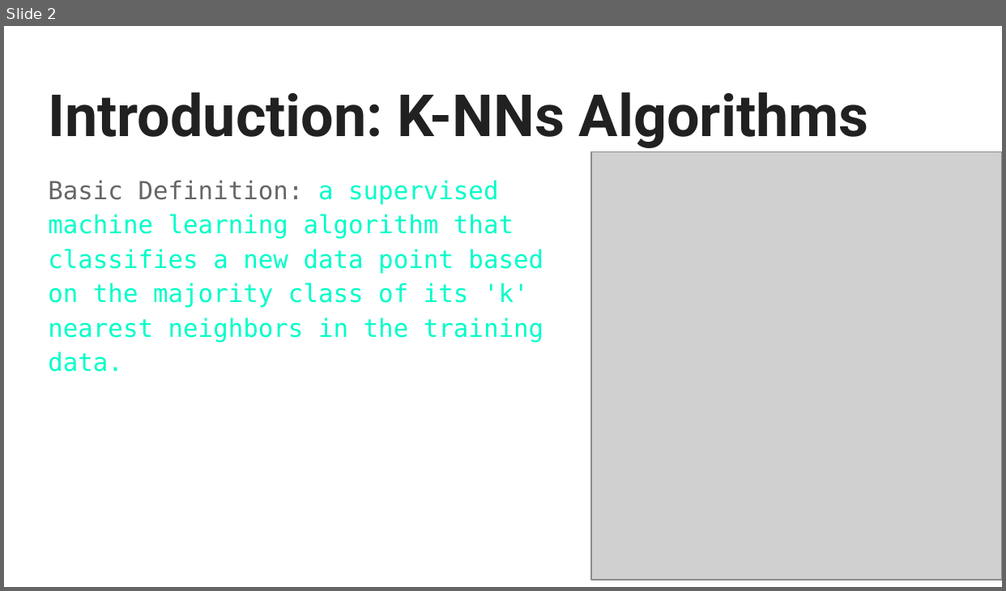
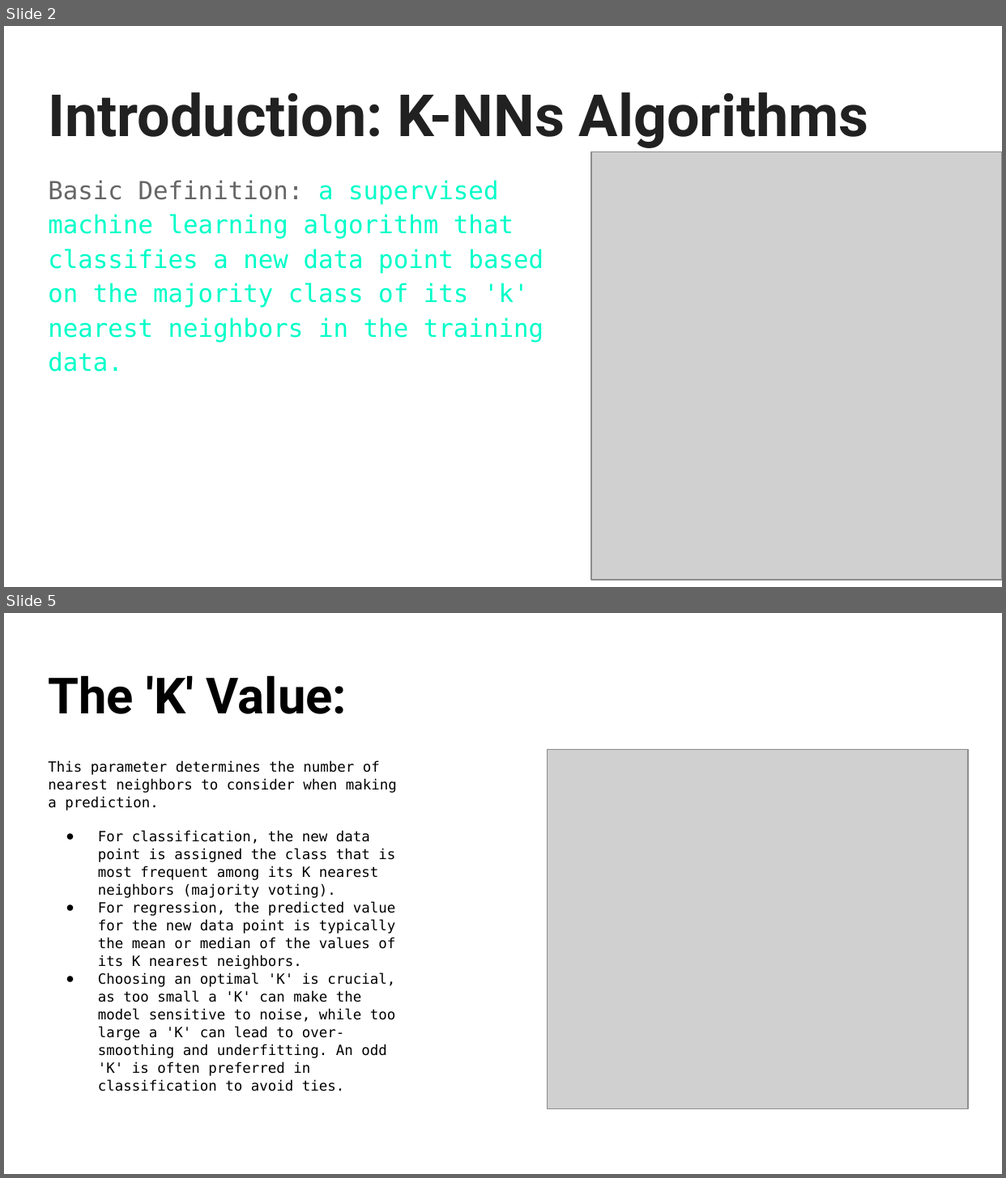
Before and after one commit to TrentNation/Data-Mining-Project-UG14, a slide deck: k-Nearest Neighbors (k-NN) Classification _ Regression.pptx. Shown one above the other, each under a label of ours: slide 2 before the commit, slides 2 and 5 after it; the slides between them are not shown. The pictures are 1006x591 and 1006x1178 pixels, drawn with LibreOffice and Linux fonts; fonts in the diff are those of the drawing; grey boxes stand for pictures. Boxes give left, top, right and bottom in pixels: in the first picture for what was removed or moved away, otherwise in the second. Text is boxed around its words. In the diff, an @@ line names an element or a change of style, - is before the commit and + after.

```diff
--- a/k-Nearest Neighbors (k-NN) Classification _ Regression.pptx
+++ b/k-Nearest Neighbors (k-NN) Classification _ Regression.pptx
@@ slide 5 added at (x1=4, y1=613, x2=1002, y2=1174), background #FFFFFF @@
@@ title added at (x1=48, y1=675, x2=347, y2=714), 36 pt, text #000000, bold @@
+The 'K' Value:
@@ picture added at (x1=547, y1=750, x2=968, y2=1109) @@
@@ text added at (x1=48, y1=760, x2=397, y2=1092), 10.2 pt, text #000000 @@
+This parameter determines the number of nearest neighbors to consider when making a prediction.
+● For classification, the new data point is assigned the class that is most frequent among its K nearest neighbors (majority voting).
+● For regression, the predicted value for the new data point is typically the mean or median of the values of its K nearest neighbors.
+● Choosing an optimal 'K' is crucial, as too small a 'K' can make the model sensitive to noise, while too large a 'K' can lead to over-smoothing and underfitting. An odd 'K' is often preferred in classification to avoid ties.
```
Also in this commit, not shown: 5 slides changed, 8 other slides added, 2 slides removed.
